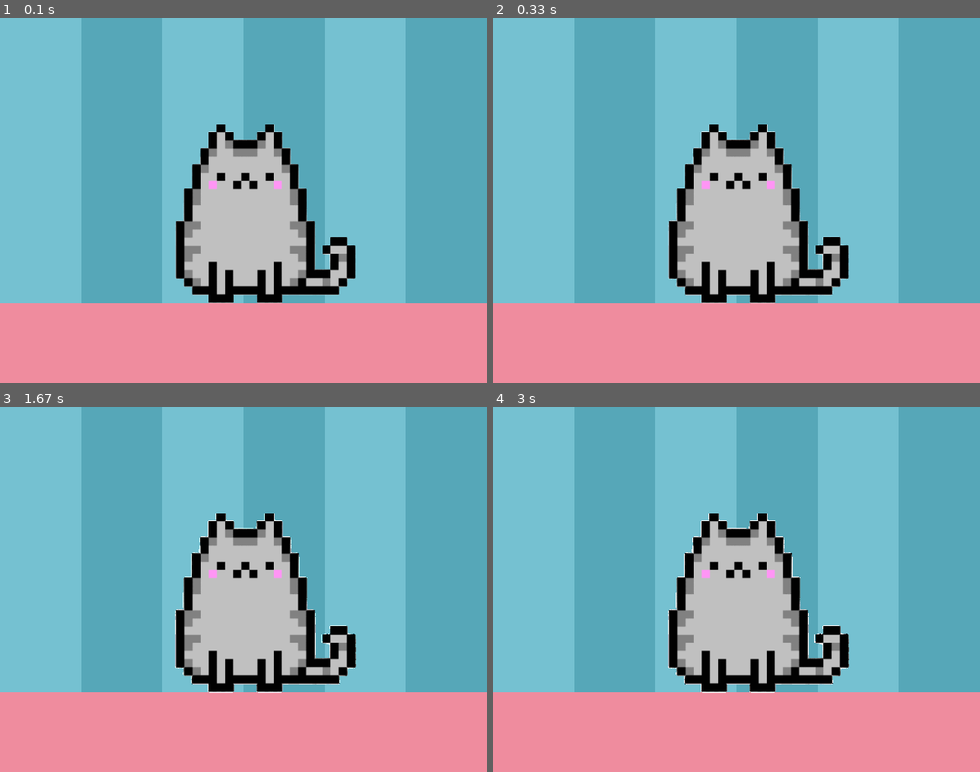
Above: before the commit, frames 1-4 (two rows, left to right).
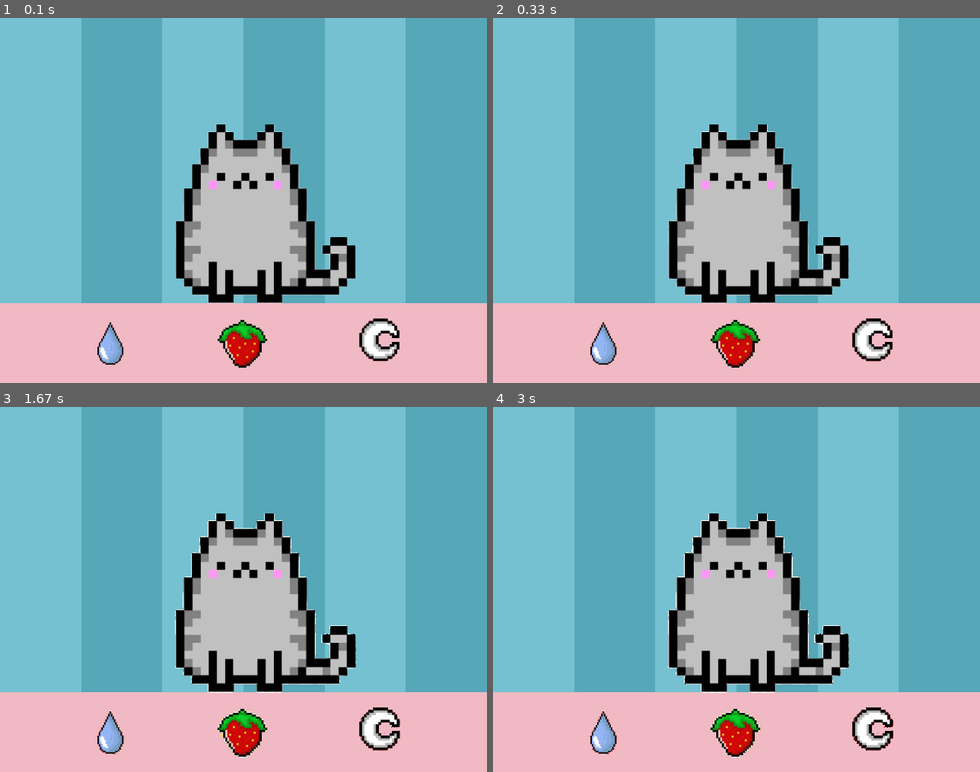
Above: after the commit, the same moments.

Repository: laumelos/Pygame
Game: pygame game, started from index.py
Two runs of this game, one before a commit and one after it. Both use one fixed random seed, a clock stepped at 60 frames per second and the inputs below.
Inputs:
- Up to frame 1 (0.1 s): no input
- Up to frame 2 (0.33 s): no input
- Up to frame 3 (1.67 s): no input
- Up to frame 4 (3 s): no input

The runs differ from the first frame. In frame 1, 22% of the frame differs, in the area x 0-100%, y 78-100%; in frame 2, 22%; in frame 3, 22%; in frame 4, 22%.

Commit message:
image alterations

Diff:
--- a/index.py
+++ b/index.py
@@ -63,10 +63,16 @@
             telainicial=False
     pygame.time
 
-    '''
-    imgbutton = pygame.image.load ("buttonjogo.png")
-    tela.blit(imgbutton,(240, 360))
-    '''
+    sabao_img = pygame.image.load ("Removal-77.png")
+    tela.blit(sabao_img,(120, 395))
+
+    morango_img = pygame.image.load ("morango.png")
+    tela.blit(morango_img,(280, 390))
+
+    lua_img = pygame.image.load ("lua.png")
+    tela.blit(lua_img,(460, 390))
+
+
     #gatinho
     tela.blit(gatinhomaior,(200,140))
 
Binary file added: Removal-408.png
Binary file added: Removal-77.png
Binary file changed: fundojogo.png
Binary file changed: lua.png
Binary file changed: morango.png
Binary file changed: sabonete.png
